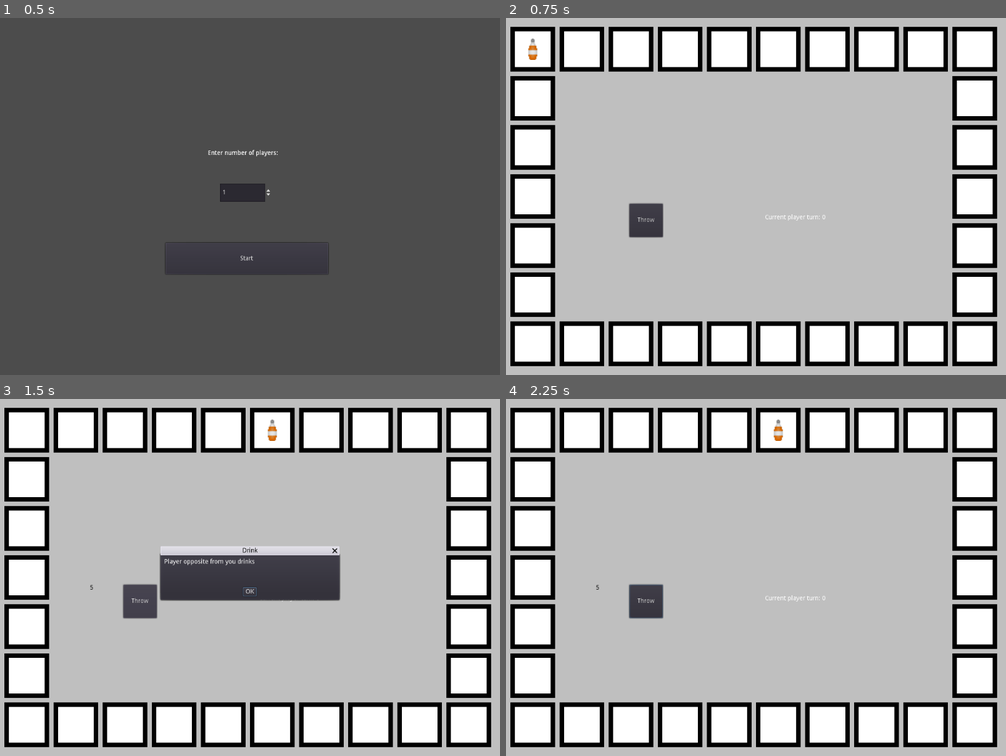
Above: before the commit, frames 1-4 (two rows, left to right).
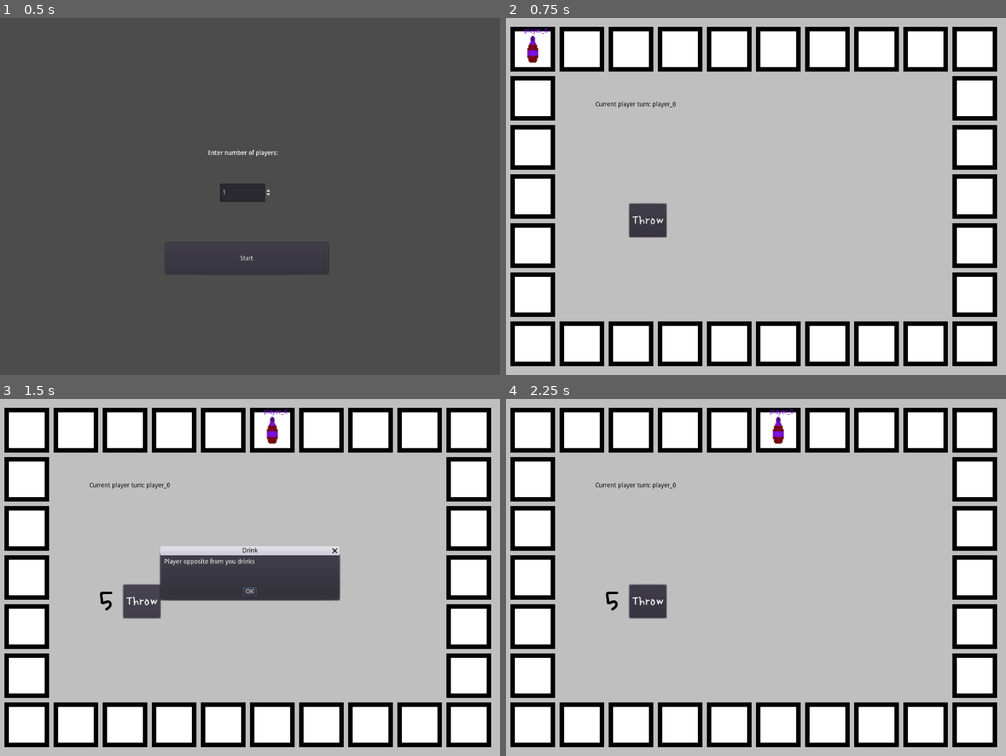
Above: after the commit, the same moments.

Repository: askoki160/angels-of-delta
Game: Godot game, scene res://StartScene.tscn
The game is run twice, just before and just after one commit, with the same random seed, the same clock (stepped at 60 frames per second) and the same inputs.
Inputs:
- Up to frame 1 (0.5 s): no input
- Up to frame 2 (0.75 s): click "Start" at 0.5 s
- Up to frame 3 (1.5 s): click "Throw" at 1.25 s
- Up to frame 4 (2.25 s): click "Start" at 2 s

Frame 1 is identical in both runs. In frame 2, 0.5% of the frame differs, in the area x 3-64%, y 2-62%; in frame 3, 0.5%; in frame 4, 0.6%, in the area x 17-64%, y 2-62%.

Commit message:
Added colors for the players, player label on the top and new fonts

Diff:
--- a/DiceScene.tscn
+++ b/DiceScene.tscn
@@ -1,6 +1,12 @@
-[gd_scene load_steps=2 format=2]
+[gd_scene load_steps=5 format=2]
 
 [ext_resource path="res://DiceScene.gd" type="Script" id=1]
+[ext_resource path="res://assets/fonts/single_day_dynamic.tres" type="DynamicFont" id=2]
+[ext_resource path="res://assets/fonts/single_day_regular.ttf" type="DynamicFontData" id=3]
+
+[sub_resource type="DynamicFont" id=1]
+size = 70
+font_data = ExtResource( 3 )
 
 [node name="Node2D" type="Node2D"]
 script = ExtResource( 1 )
@@ -12,17 +18,21 @@
 margin_bottom = 75.0
 size_flags_horizontal = 0
 size_flags_vertical = 0
+custom_fonts/font = SubResource( 1 )
 custom_colors/font_color = Color( 1, 1, 1, 1 )
 custom_colors/font_outline_modulate = Color( 1, 1, 1, 1 )
+align = 1
+valign = 1
 __meta__ = {
 "_edit_use_anchors_": false
 }
 
 [node name="Button" type="Button" parent="."]
 margin_left = 75.0
-margin_top = 0.0212157
 margin_right = 150.0
 margin_bottom = 75.0
+custom_fonts/font = ExtResource( 2 )
+custom_colors/font_color_disabled = Color( 1, 1, 1, 1 )
 text = "Throw"
 __meta__ = {
 "_edit_use_anchors_": false
--- a/MainScene.gd
+++ b/MainScene.gd
@@ -9,7 +9,6 @@
 
 # Called when the node enters the scene tree for the first time.
 func _ready():
-	$CurrentPlayerTurn.text = "Current player turn: " + str(state.get_current_index())
 	var map = Utils.Map.new(self, global_vars.fields)
 	map.generate_fields()
 	for i in range(global_vars.players):
@@ -20,6 +19,8 @@
 		player_instance.connect("ended_turn", self, "_on_end_turn")
 		state.add_player(player_instance)
 		add_child(player_instance)
+
+	$CurrentPlayerTurn.text = "Current player turn: " + str(state.get_current_name())
 
 
 func _on_Dice_dice_thrown(dice_number):
@@ -63,8 +64,5 @@
 				alert(action.title, complete_message)
 	if end_turn:
 		state._next_player()
-	$CurrentPlayerTurn.text = "Current player turn: " + str(state.get_current_index())
-
-	if end_turn:
-		state._next_player()
-	$CurrentPlayerTurn.text = "Current player turn: " + str(state.get_current_index())
+	# update current player turn
+	$CurrentPlayerTurn.text = "Current player turn: " + str(state.get_current_name())
--- a/MainScene.tscn
+++ b/MainScene.tscn
@@ -18,10 +18,11 @@
 position = Vector2( 201.403, 416.056 )
 
 [node name="CurrentPlayerTurn" type="Label" parent="."]
-margin_left = 579.795
-margin_top = 440.298
-margin_right = 892.795
-margin_bottom = 549.298
+modulate = Color( 0, 0, 0, 1 )
+margin_left = 199.52
+margin_top = 186.782
+margin_right = 512.52
+margin_bottom = 295.782
 __meta__ = {
 "_edit_use_anchors_": false
 }
--- a/Player.gd
+++ b/Player.gd
@@ -11,6 +11,7 @@
 
 # Called when the node enters the scene tree for the first time.
 func _ready():
+	$PlayerName.text = self.name
 	set_position(init_position_index)
 
 func set_position(board_index):
--- a/Player.tscn
+++ b/Player.tscn
@@ -4,14 +4,25 @@
 [ext_resource path="res://Player.gd" type="Script" id=2]
 
 [sub_resource type="RectangleShape2D" id=1]
-extents = Vector2( 17.8163, 35.9937 )
+extents = Vector2( 15.7221, 34.0574 )
 
 [node name="Player" type="KinematicBody2D"]
 script = ExtResource( 2 )
 
 [node name="Sprite" type="Sprite" parent="."]
-scale = Vector2( 2, 2 )
+scale = Vector2( 2.45154, 2.47412 )
 texture = ExtResource( 1 )
 
 [node name="CollisionShape2D" type="CollisionShape2D" parent="."]
+position = Vector2( 1.52588e-05, 1.08371 )
 shape = SubResource( 1 )
+
+[node name="PlayerName" type="Label" parent="."]
+modulate = Color( 0.921569, 1, 0, 1 )
+margin_left = -18.9647
+margin_top = -47.9537
+margin_right = 21.0353
+margin_bottom = -33.9537
+__meta__ = {
+"_edit_use_anchors_": false
+}
--- a/Utils.gd
+++ b/Utils.gd
@@ -4,6 +4,13 @@
 	pass
 
 class PlayerState:
+	var last_color_index = 0
+	var player_colors = [
+		Color(0.54902,0.07451,0.984314,1),
+		Color(0.207843,0.886275,0.94902,1),
+		Color(1,0,0.501961,1),
+		Color(0.964706,0.87451,0.054902,1)
+	]
 	var current_player_index: int
 	var players = []
 
@@ -11,10 +18,17 @@
 		current_player_index = 0
 
 	func add_player(player_instance):
+		var color = player_colors[last_color_index]
+		player_instance.get_node("Sprite").set_modulate(color)
+		player_instance.get_node("PlayerName").set_modulate(color)
+		self.last_color_index = (last_color_index + 1) % player_colors.size()
 		players.append(player_instance)
 
 	func get_current_index():
 		return current_player_index
+
+	func get_current_name():
+		return players[current_player_index].name
 
 	func get_current_instance():
 		return players[current_player_index]
--- /dev/null
+++ b/assets/fonts/single_day_dynamic.tres
@@ -0,0 +1,7 @@
+[gd_resource type="DynamicFont" load_steps=2 format=2]
+
+[ext_resource path="res://assets/fonts/single_day_regular.ttf" type="DynamicFontData" id=1]
+
+[resource]
+size = 30
+font_data = ExtResource( 1 )
Binary file added: assets/fonts/single_day_regular.ttf
